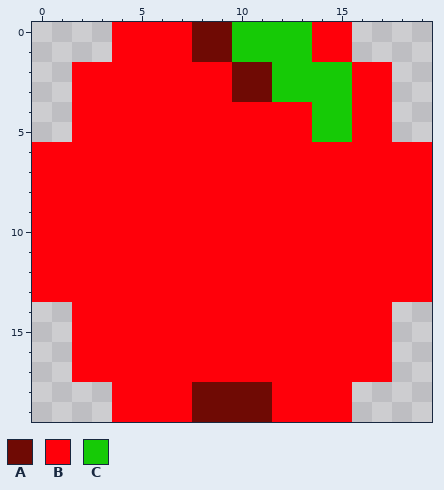
Two versions of one pixel-art sprite, src/main/resources/food/food_apple.png. The first picture shows the starting point.
The file is 20x20 pixels.
Palette (. is transparent): A #6f0a04  B #ff000a  C #16ca06
Pixels before, first column x 0:
 0 ....BBBBAACCCCBB....
 1 ....BBBBAACCCCBB....
 2 ..BBBBBBBBAACCCCBB..
 3 ..BBBBBBBBAACCCCBB..
 4 ..BBBBBBBBBBBBCCBB..
 5 ..BBBBBBBBBBBBCCBB..
 6 BBBBBBBBBBBBBBBBBBBB
 7 BBBBBBBBBBBBBBBBBBBB
 8 BBBBBBBBBBBBBBBBBBBB
 9 BBBBBBBBBBBBBBBBBBBB
10 BBBBBBBBBBBBBBBBBBBB
11 BBBBBBBBBBBBBBBBBBBB
12 BBBBBBBBBBBBBBBBBBBB
13 BBBBBBBBBBBBBBBBBBBB
14 ..BBBBBBBBBBBBBBBB..
15 ..BBBBBBBBBBBBBBBB..
16 ..BBBBBBBBBBBBBBBB..
17 ..BBBBBBBBBBBBBBBB..
18 ....BBBBAAAABBBB....
19 ....BBBBAAAABBBB....
After the commit:
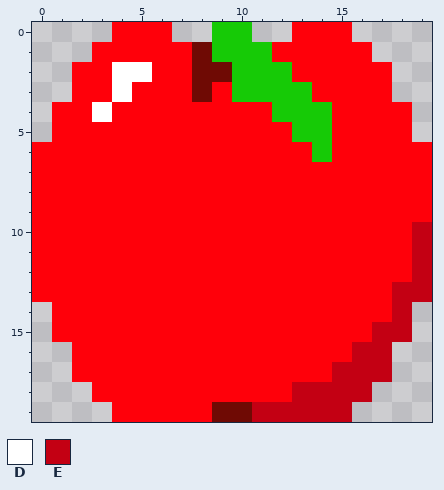
Colours new in this view: D #ffffff  E #c30013
From old to new:
Changed rows in their new state; - is an unchanged pixel.
first column x 1:
 0 ------..C-..B-----
 1 --B-----C--BB--B--
 2 ---DD--AACC-BBB---
 3 ---D---A-CC--BB---
 4 B-D--------CC-B--B
 5 B-----------C-B--B
 6 -------------C----
first column x 1:
10 ------------------E
11 ------------------E
12 ------------------E
13 -----------------EE
14 B----------------E-
15 B---------------EE-
16 ---------------EE--
17 --------------EEE--
18 --B----BBBB-EEEE---
19 -------B--EEEEE----
